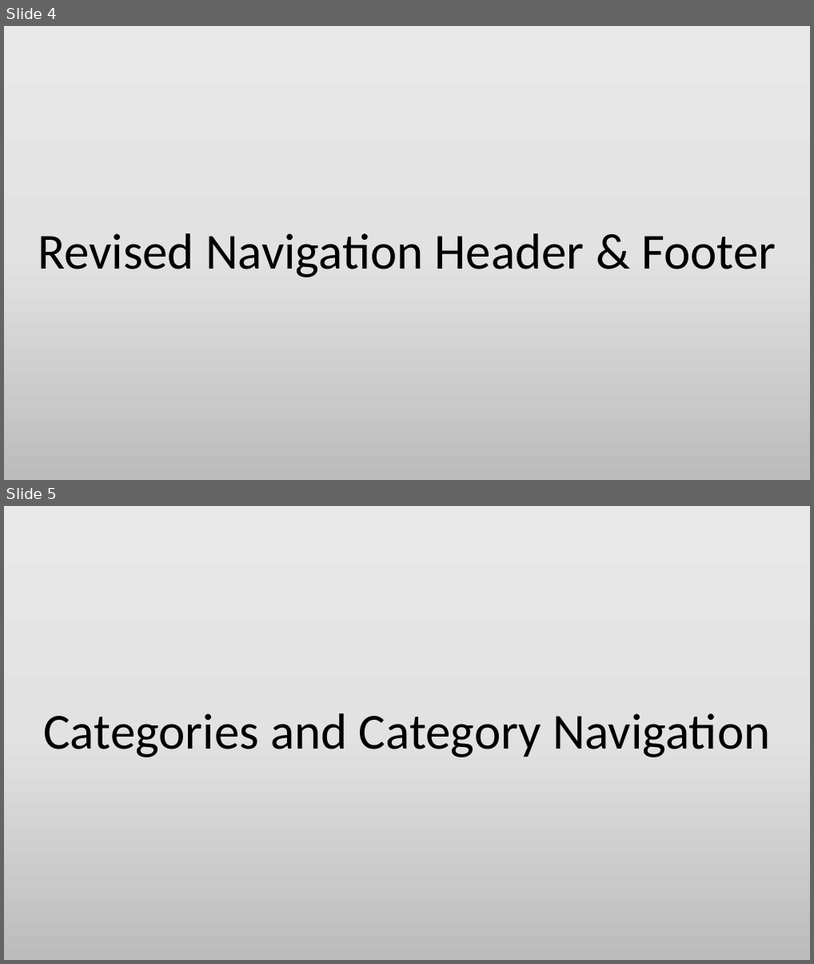
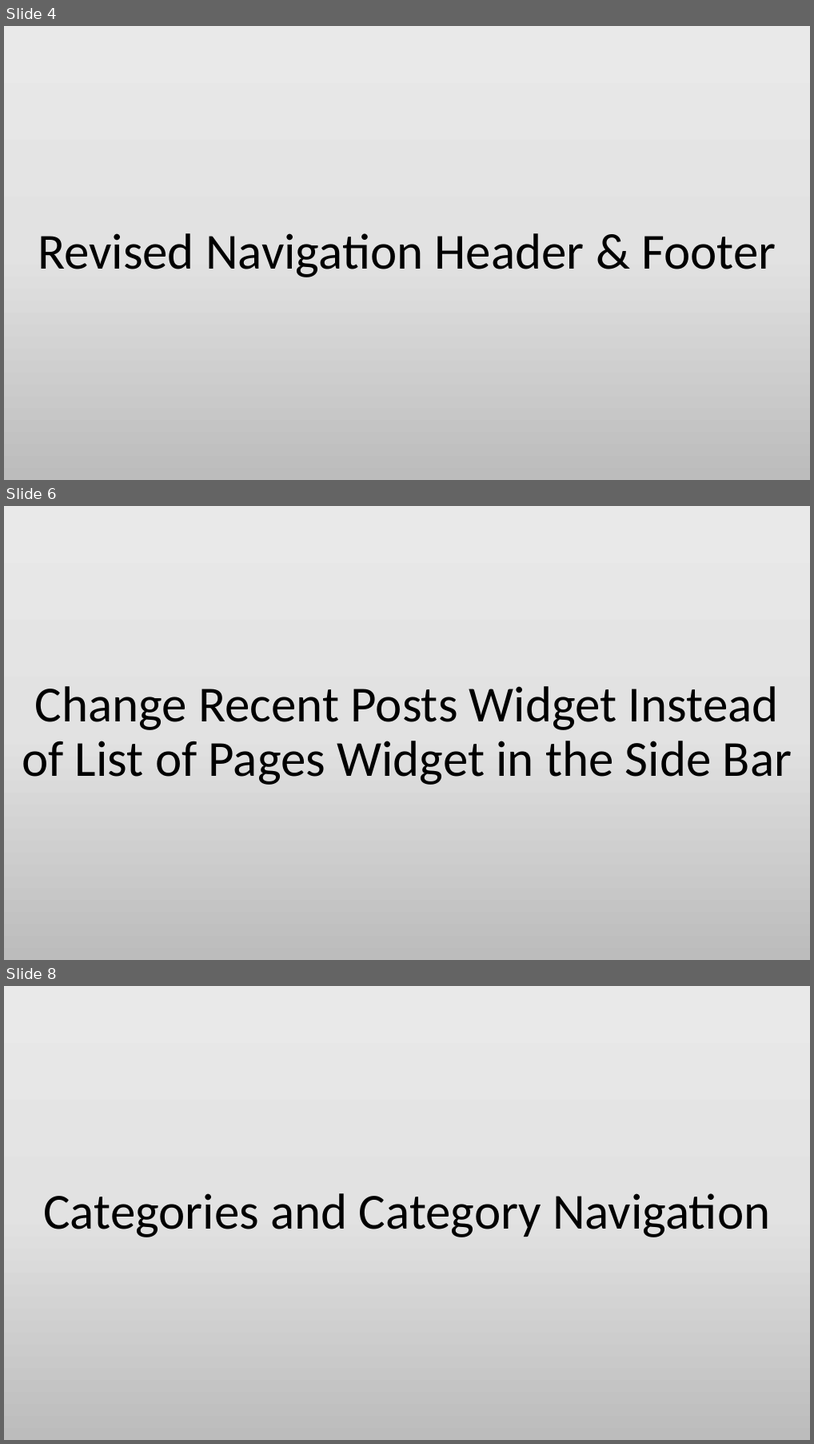
Before and after one commit to min-naing/Wordpress-Tuto-PowerPoint, a slide deck: 4. Building a Blog Style Home Page Site.pptx. Shown one above the other, each under a label of ours: slides 4 and 5 before the commit, slides 4, 6 and 8 after it; the slides between them are not shown. The pictures are 814x964 and 814x1444 pixels, drawn with LibreOffice and Linux fonts; fonts in the diff are those of the drawing. Boxes give left, top, right and bottom in pixels: in the first picture for what was removed or moved away, otherwise in the second. Text is boxed around its words. In the diff, an @@ line names an element or a change of style, - is before the commit and + after.

```diff
--- a/4. Building a Blog Style Home Page Site.pptx
+++ b/4. Building a Blog Style Home Page Site.pptx
@@ slide 6 added at bbox=[4, 506, 810, 960], background gradient #EBEAEA to #E4E3E3 to #BDBCBC @@
@@ title added at bbox=[22, 686, 792, 784], 60 pt, text #000000 @@
+Change Recent Posts Widget Instead of List of Pages Widget in the Side Bar
@@ what was slide 5 is now slide 8 @@
```
Also in this commit, not shown: 2 slides changed, 2 other slides added, 1 other file.
